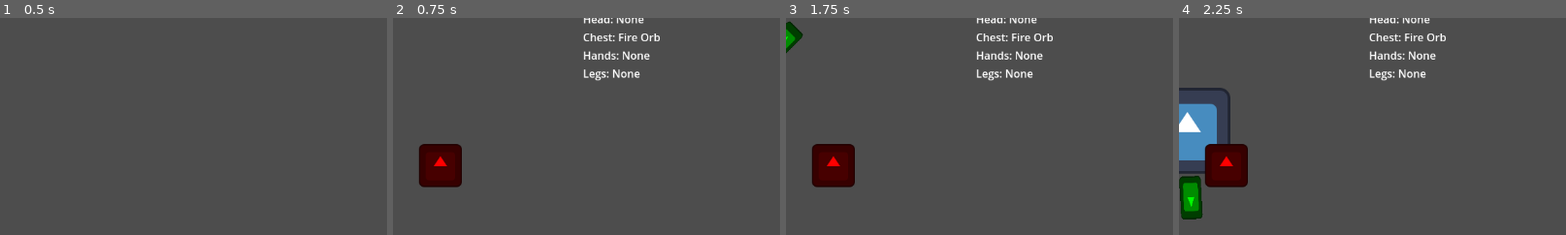
Above: before the commit, frames 1-4 (left to right).
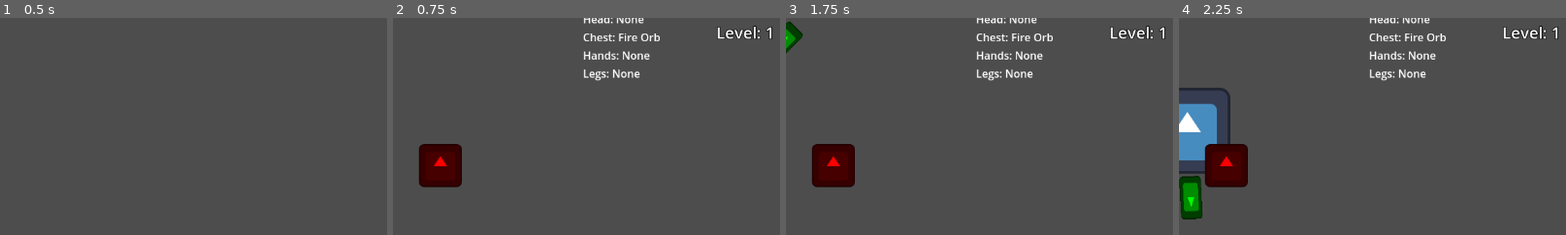
Above: after the commit, the same moments.

Repository: TRushton95/Aberration
Game: Godot game, scene res://app.tscn
Same seed, same stepped clock (60 frames per second), same inputs: the game is played once before the commit and once after it. The engine's default icon, where the game draws it, is replaced by a stand-in: a white triangle on a blue panel in a dark square.
Inputs:
- Up to frame 1 (0.5 s): no input
- Up to frame 2 (0.75 s): click "Start Game" at 0.5 s
- Up to frame 3 (1.75 s): tap Enter (attack) at 1.25, 1.35 s; hold D (move_right) from 1.28 s (still down)
- Up to frame 4 (2.25 s): release D (move_right) at 2.03 s; hold S (move_down) from 2.03 s (still down); tap Enter (attack) at 2.1 s
The pictures show only the part of the screen within x 49-99%, y 2-51%; the shares and areas given below are measured in that part.

Frame 1 is identical in both runs. In frame 2, 0.4% of the frame differs, in the area x 83-98%, y 3-10%; in frame 3, 0.4%; in frame 4, 0.4%.

Commit message:
Add levels counter

Diff:
--- a/src/app.gd
+++ b/src/app.gd
@@ -18,36 +18,36 @@
 	var loadout : Loadout = Loadout.new()
 	var orb_collection : OrbCollection = OrbCollection.new()
 
-	ResourceSaver.save(loadout, Constants.SaveData.LOADOUT)
-	ResourceSaver.save(orb_collection, Constants.SaveData.ORB_COLLECTION)
+	_save_game_state(1, orb_collection, loadout)
 
 	if _app_state is Lobby:
 		(_app_state as Lobby).set_data(loadout, orb_collection)
 
 
-func _on_game_level_finished(gathered_orb_collection: OrbCollection) -> void:
-	var orb_collection : OrbCollection = load(Constants.SaveData.ORB_COLLECTION) as OrbCollection
+func _on_game_level_finished(level: int, gathered_orb_collection: OrbCollection) -> void:
+	var save_data : SaveData = _load_game_state()
+	if save_data == null:
+		push_error("Save corrupt")
+		return
+
+	var orb_collection : OrbCollection = save_data.get_orb_collection()
 
 	if orb_collection == null:
 		orb_collection = gathered_orb_collection
 	else:
 		orb_collection.add(gathered_orb_collection)
 
-	var loadout : Loadout = load(Constants.SaveData.LOADOUT) as Loadout
-	if loadout == null:
-		loadout = Loadout.new()
+	_save_game_state(level + 1, orb_collection, save_data.get_loadout())
 
-	ResourceSaver.save(orb_collection, Constants.SaveData.ORB_COLLECTION)
-	ResourceSaver.save(loadout, Constants.SaveData.LOADOUT)
-
-	_go_to_lobby(loadout, orb_collection)
+	_go_to_lobby(save_data.get_loadout(), orb_collection)
 
 
 func _ready() -> void:
-	var saved_loadout : Loadout = load(Constants.SaveData.LOADOUT) as Loadout
-	var saved_orb_collection : OrbCollection = load(Constants.SaveData.ORB_COLLECTION) as OrbCollection
+	var save_data : SaveData = _load_game_state()
+	if save_data == null:
+		save_data = _save_game_state(1, OrbCollection.new(), Loadout.new())
 
-	_go_to_lobby(saved_loadout, saved_orb_collection)
+	_go_to_lobby(save_data.get_loadout(), save_data.get_orb_collection())
 
 
 func _go_to_lobby(loadout: Loadout, gathered_orb_collection: OrbCollection) -> void:
@@ -63,8 +63,10 @@
 	var game_state : Game = _game_scene.instantiate() as Game
 	game_state.level_finished.connect(_on_game_level_finished)
 
+	var save_data : SaveData = _load_game_state()
+
 	_switch_app_state(game_state)
-	game_state.setup(loadout)
+	game_state.setup(save_data.get_level(), loadout)
 
 
 func _switch_app_state(next_app_state: Node) -> void:
@@ -75,3 +77,20 @@
 
 	if _app_state != null:
 		add_child(_app_state)
+
+
+func _save_game_state(level: int, orb_collection: OrbCollection, loadout: Loadout) -> SaveData:
+	var save_data : SaveData = SaveData.new()
+	save_data.setup(level, orb_collection, loadout)
+	ResourceSaver.save(save_data, Constants.SAVE_DATA_PATH)
+
+	return save_data
+
+
+func _load_game_state() -> SaveData:
+	var result : SaveData = null
+
+	if ResourceLoader.exists(Constants.SAVE_DATA_PATH):
+		result = load(Constants.SAVE_DATA_PATH) as SaveData
+
+	return result
--- a/src/game/game.gd
+++ b/src/game/game.gd
@@ -1,16 +1,17 @@
 extends Node2D
 class_name Game
 
-signal level_finished(orb_collection: OrbCollection)
+signal level_finished(level: int, orb_collection: OrbCollection)
 
 @onready var _game_ui : GameUI = $GameUI
 @onready var _player : Player = $Player
 
+var _level : int = 1
 var _orb_collection : OrbCollection = OrbCollection.new()
 
 
 func _on_level_exit_player_entered() -> void:
-	level_finished.emit(_orb_collection)
+	level_finished.emit(_level, _orb_collection)
 
 
 func _on_player_picked_up_orb(type_id: TypeIds.Orb) -> void:
@@ -23,7 +24,9 @@
 	set_orb_name_debug_labels()
 
 
-func setup(loadout: Loadout) -> void:
+func setup(level: int, loadout: Loadout) -> void:
+	_level = level
+	_game_ui.set_level(_level)
 	_player.set_loadout(loadout)
 	print("Loadout:\n%s" % loadout.get_display_string())
 
--- a/src/game/ui/game_ui.gd
+++ b/src/game/ui/game_ui.gd
@@ -3,6 +3,7 @@
 
 const ORB_LABEL_FORMAT : String = "%s: %s"
 
+@onready var _level_label : Label = $MarginContainer/LevelLabel
 @onready var _head_orb_label : Label = $VBoxContainer/HeadOrbLabel
 @onready var _chest_orb_label : Label = $VBoxContainer/ChestOrbLabel
 @onready var _hands_orb_label : Label = $VBoxContainer/HandsOrbLabel
@@ -19,3 +20,7 @@
 
 func set_orb_container_data(orb_data: Dictionary[TypeIds.Orb, int]) -> void:
 	_orb_container_panel.set_data(orb_data)
+
+
+func set_level(level: int) -> void:
+	_level_label.text = "Level: %s" % str(level)
--- a/src/game/ui/game_ui.tscn
+++ b/src/game/ui/game_ui.tscn
@@ -26,3 +26,21 @@
 layout_mode = 2
 
 [node name="OrbContainerPanel" parent="." instance=ExtResource("2_6fwhv")]
+
+[node name="MarginContainer" type="MarginContainer" parent="."]
+custom_minimum_size = Vector2(100, 0)
+anchors_preset = 1
+anchor_left = 1.0
+anchor_right = 1.0
+offset_left = -73.0
+offset_bottom = 40.0
+grow_horizontal = 0
+theme_override_constants/margin_top = 15
+theme_override_constants/margin_right = 15
+
+[node name="LevelLabel" type="Label" parent="MarginContainer"]
+layout_mode = 2
+theme_override_colors/font_outline_color = Color(0, 0, 0, 1)
+theme_override_constants/outline_size = 4
+theme_override_font_sizes/font_size = 24
+text = "Level: 1"
--- a/src/shared/constants/constants.gd
+++ b/src/shared/constants/constants.gd
@@ -2,6 +2,4 @@
 class_name Constants
 
 
-class SaveData:
-	const ORB_COLLECTION : String = "user://orb_collection_save_data.tres"
-	const LOADOUT : String = "user://loadout.tres"
+const SAVE_DATA_PATH : String = "user://save_data.tres"
--- /dev/null
+++ b/src/shared/data_structures/save_data.gd
@@ -0,0 +1,24 @@
+extends Resource
+class_name SaveData
+
+@export var _level: int = 1
+@export var _orb_collection : OrbCollection
+@export var _loadout : Loadout
+
+
+func setup(level: int, orb_collection: OrbCollection, loadout: Loadout) -> void:
+	_level = level
+	_orb_collection = orb_collection
+	_loadout = loadout
+
+
+func get_level() -> int:
+	return _level
+
+
+func get_orb_collection() -> OrbCollection:
+	return _orb_collection
+
+
+func get_loadout() -> Loadout:
+	return _loadout
--- a/src/shared/factories/orb_factory.gd
+++ b/src/shared/factories/orb_factory.gd
@@ -1,7 +1,7 @@
 extends Node
 class_name OrbFactory
 
-const ORB_PATH_FORMAT : String = "res://shared/data/orb/%s.tres"
+const ORB_PATH_FORMAT : String = "res://game/orbs/%s/%s.tscn"
 
 static var _orb_file_name_lookup : Dictionary[TypeIds.Orb, String] = {
 	TypeIds.Orb.FIRE: "fire_orb",
@@ -19,7 +19,7 @@
 		return null
 
 	var orb_type_data_file_name : String = _orb_file_name_lookup[type_id]
-	var orb_path : String = ORB_PATH_FORMAT % [ orb_type_data_file_name ]
+	var orb_path : String = ORB_PATH_FORMAT % [ orb_type_data_file_name, orb_type_data_file_name ]
 
 	var result : Orb = load(orb_path).instantiate() as Orb
 	_cache[type_id] = result
Not shown, added: src/shared/data_structures/save_data.gd.uid
